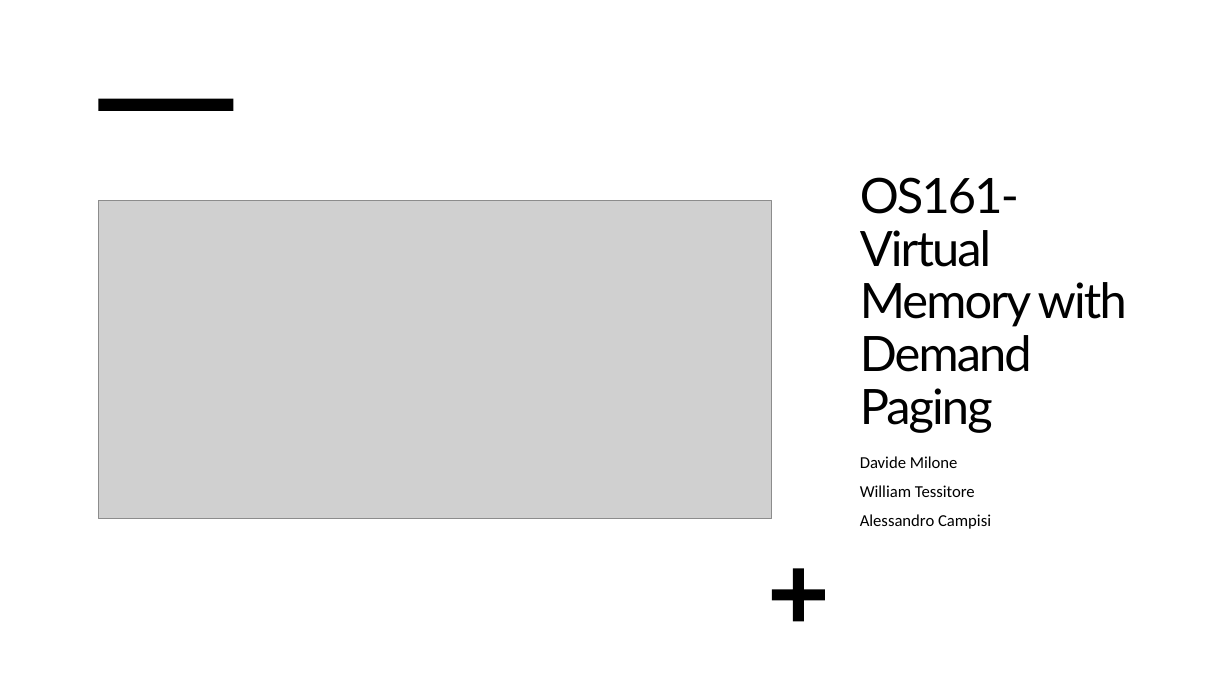
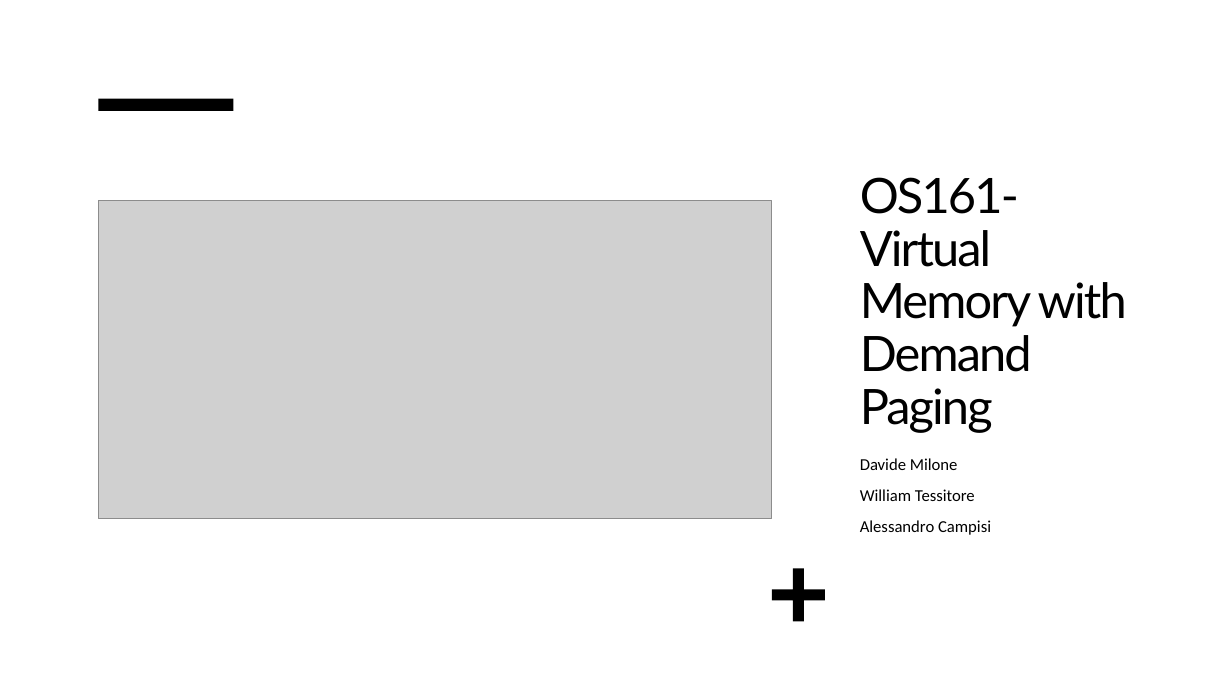
Before and after one commit to Davide619/OS161, a slide deck: slide 1 of Presentazione Progetto OS161.pptx. Drawn at 1232x693 pixels with LibreOffice and Linux fonts; fonts in the diff are those of the drawing; grey boxes stand for pictures. Boxes give left, top, right and bottom in pixels: in the first picture for what was removed or moved away, otherwise in the second. Text is boxed around its words. In the diff, an @@ line names an element or a change of style, - is before the commit and + after.

Commit message:
Update presentation

```diff
--- a/Presentazione Progetto OS161.pptx
+++ b/Presentazione Progetto OS161.pptx
@@ subtitle "Davide Milone" at bbox=[860, 458, 991, 535]: line spacing 0.8 to 0.9 @@
```
Also in this commit, not shown: 1 other slide changed, 5 slides added, 1 other file.
